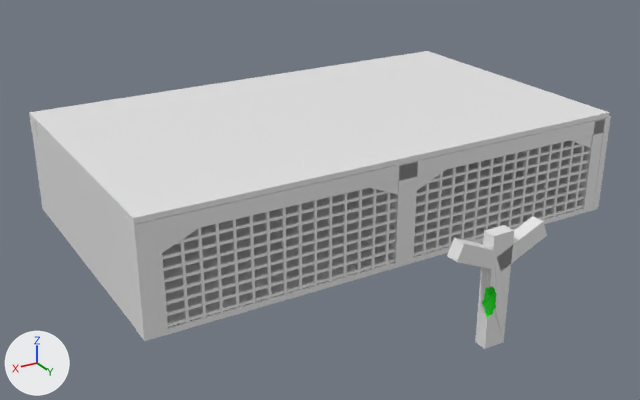
The Blender file Zimmer.blend: old version first, new version second.
Both versions are drawn from a 50 mm camera at (156.0, 252.0, 116.0) aimed at (15.0, 17.0, -1.0). Every picture has the same lights, and +X, +Y and +Z are marked at lower left.

Objects in the first picture: 'Boden', 'Cube.001', 'Cube.018', 'Cube.019', 'Cube.020', 'Cube.021', 'Dach', 'Fenster', 'Fenster2', 'Wand_Vorne', 'Wand_hinten'.
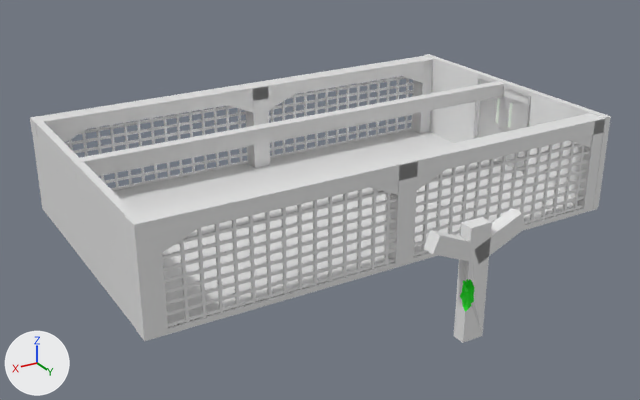
Where the newer file only moved an object's origin or applied its transform, the numbers keep the older frame.

Pixel boxes (x1, y1, x2, y2) of what changed, in the pictures (640 x 400 px):
'Dach', hidden
    before: (29, 51, 610, 224)
'Cube.001', mesh moved
    before: (447, 216, 547, 349)
    after: (424, 208, 526, 343)
'Cube.005', unchanged, uncovered by the edit
    before: (71, 160, 77, 179)
    after: (71, 81, 505, 179)
'Cube.008', unchanged, uncovered by the edit
    before: (30, 118, 37, 137)
    after: (30, 56, 433, 137)
'Wand_Vorne', unchanged, uncovered by the edit
    before: (527, 116, 611, 209)
    after: (424, 54, 611, 209)
'Fensster_4', unchanged, uncovered by the edit
    after: (65, 105, 248, 191)

What changed in the scene script:
```text
Change me_cube_129:
    where me_cube_129.from_pydata(...)  # 105 vertices, 82 faces; spans x -4.61..4.52, y -1.01..1.25, z -1.0..1.02
    used by ob_cube_001; location = (6.6, 94.4, -0.7); scale = (3.43, 2.01, 17.1)
    me_cube_129 part 1: the whole mesh is moved by (1.92, -0.79, 0.19)
Change ob_dach:
    add ob_dach.hide_set(True)
```
